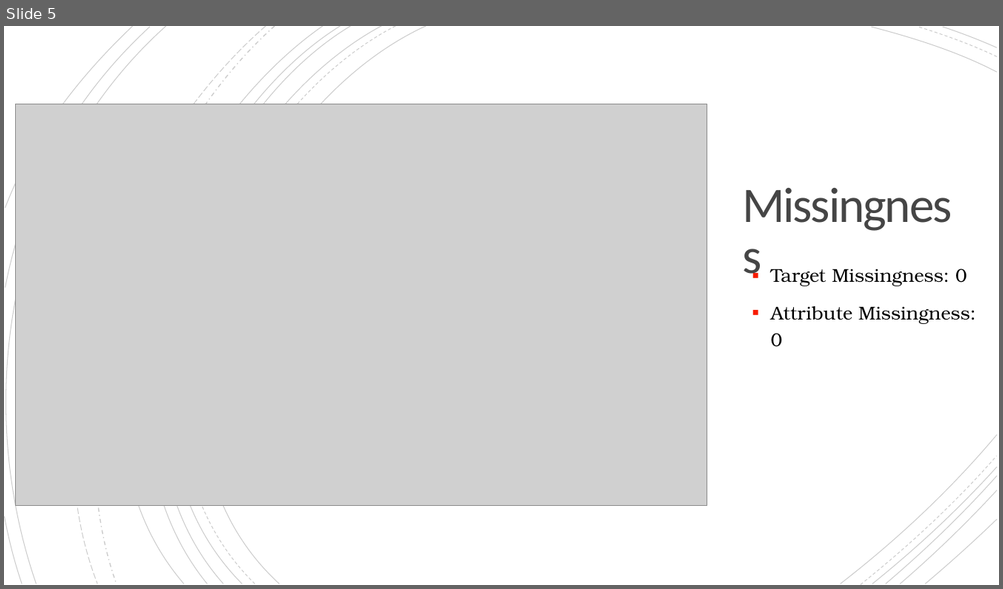
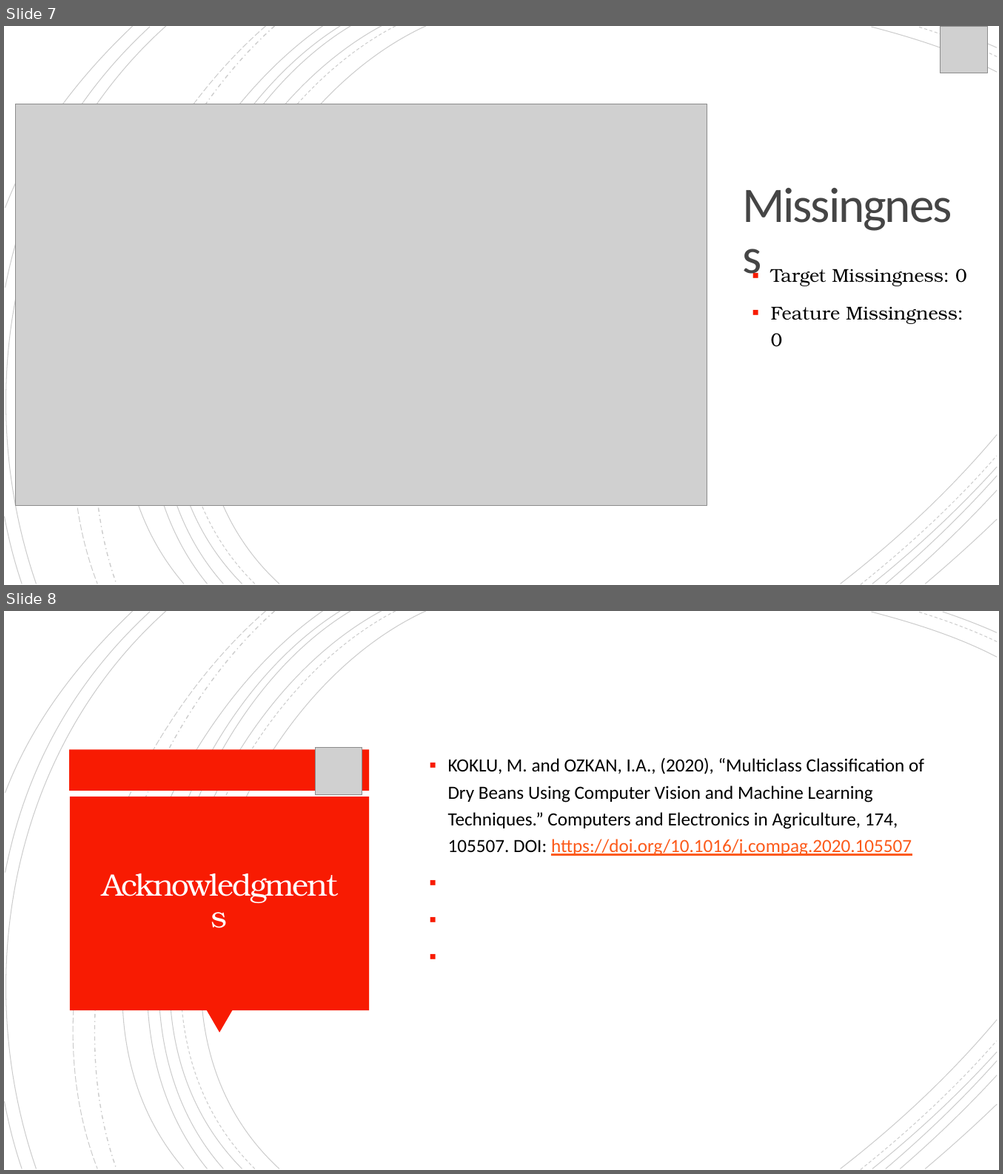
Before and after one commit to mmkke/DS5230_clustering_project, a slide deck: ds5230_phase1_farrell_massone.pptx. Shown one above the other, each under a label of ours: slide 5 before the commit, slides 7 and 8 after it. The pictures are 1003x589 and 1003x1174 pixels, drawn with LibreOffice and Linux fonts; fonts in the diff are those of the drawing; grey boxes stand for pictures. Boxes give left, top, right and bottom in pixels: in the first picture for what was removed or moved away, otherwise in the second. Text is boxed around its words. In the diff, an @@ line names an element or a change of style, - is before the commit and + after.

```diff
--- a/ds5230_phase1_farrell_massone.pptx
+++ b/ds5230_phase1_farrell_massone.pptx
@@ slide 8 added at bbox=[4, 611, 999, 1170], background #FFFFFF; not listed: 21 template elements that a slide beside it also shows @@
@@ rectangle added at bbox=[70, 750, 370, 791], fill #F81B02 @@
@@ picture added at bbox=[315, 748, 362, 795] @@
@@ text added at bbox=[448, 758, 924, 856], 18 pt, text #000000 @@
+▪ KOKLU, M. and OZKAN, I.A., (2020), “Multiclass Classification of Dry Beans Using Computer Vision and Machine Learning Techniques.” Computers and Electronics in Agriculture, 174, 105507. DOI: https://doi.org/10.1016/j.compag.2020.105507
@@ rectangle added at bbox=[70, 797, 369, 1011], fill #F81B02 @@
@@ title added at bbox=[77, 803, 362, 1003], 30 pt, text #FFFEFF @@
+Acknowledgments
@@ triangle added at bbox=[206, 1011, 233, 1034], fill #F81B02 @@
@@ what was slide 5 is now slide 7 @@
@@ slide 7 changed as well @@
@@ picture added at bbox=[939, 26, 987, 73] @@
@@ text at bbox=[771, 306, 963, 347]: text changed @@
-▪ Attribute Missingness: 0
+▪ Feature Missingness: 0
```
Also in this commit, not shown: 4 other slides changed, 2 other slides added, 1 other file.
